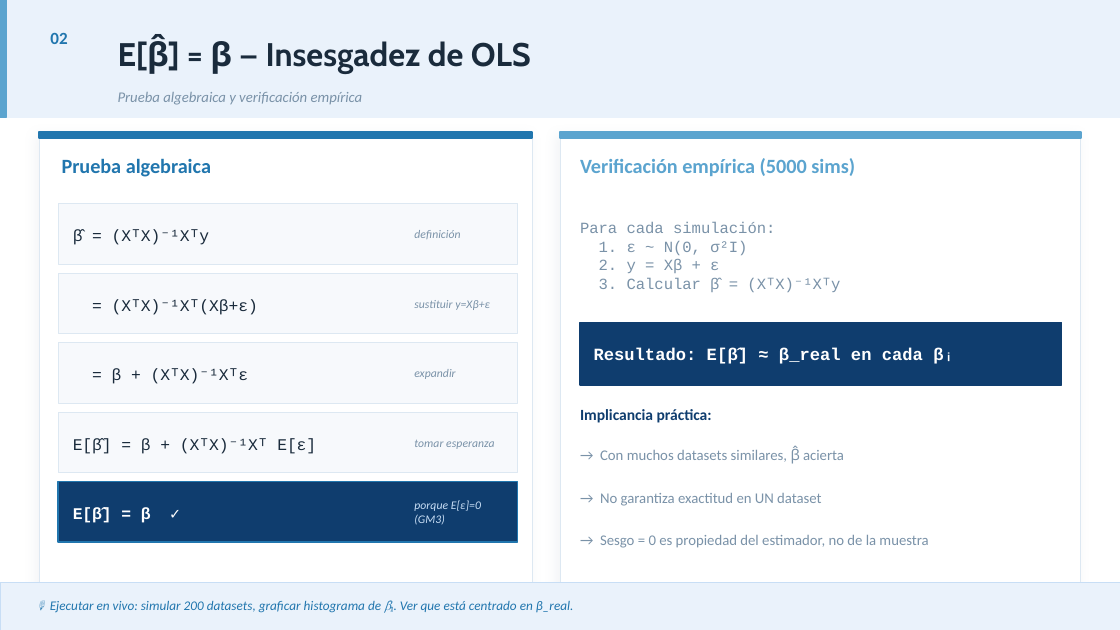
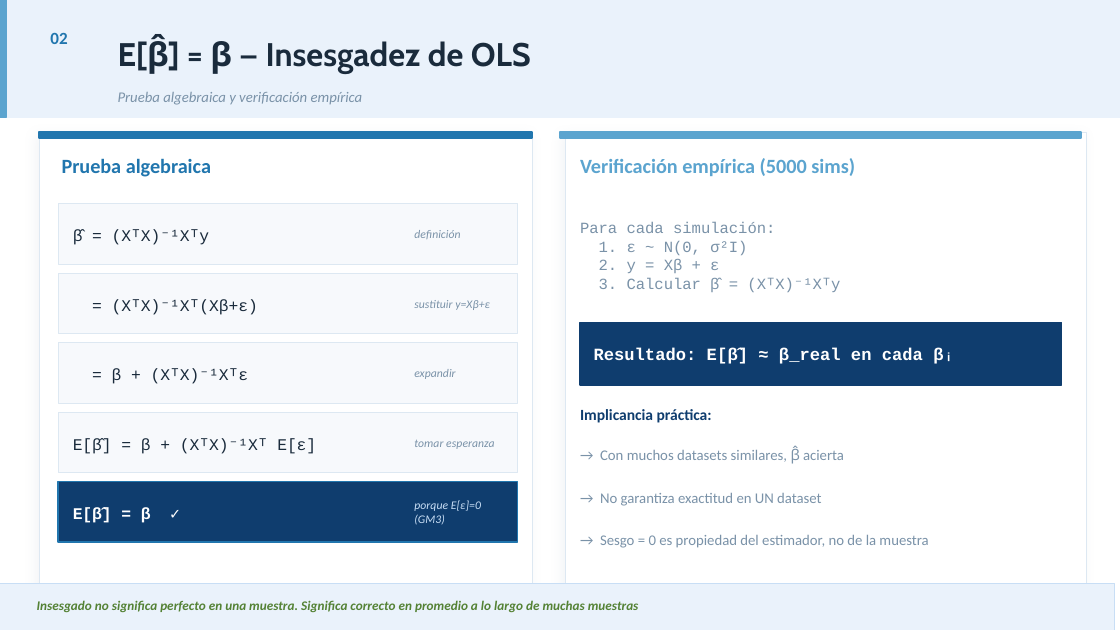
Before and after one commit to josefrodrim/modelos_estadisticos, a slide deck: slide 4 of Clase_3/PPT/Clase03_GaussMarkov_BLUE.pptx. Drawn at 1120x630 pixels with LibreOffice and Linux fonts; fonts in the diff are those of the drawing. Boxes give left, top, right and bottom in pixels: in the first picture for what was removed or moved away, otherwise in the second. Text is boxed around its words. In the diff, an @@ line names an element or a change of style, - is before the commit and + after.

```diff
--- a/Clase_3/PPT/Clase03_GaussMarkov_BLUE.pptx
+++ b/Clase_3/PPT/Clase03_GaussMarkov_BLUE.pptx
@@ rectangle: place and size @@
-rectangle at (560,132,1081,600)
+rectangle at (566,132,1086,600)
@@ rectangle: place and size @@
-rectangle at (0,582,1120,629)
+rectangle at (0,584,1114,630)
@@ text at (37,600,639,612): text changed; text colour #2176AE to #548235; bold on @@
-🎙 Ejecutar en vivo: simular 200 datasets, graficar histograma de β̂₁. Ver que está centrado en β_real.
+Insesgado no significa perfecto en una muestra. Significa correcto en promedio a lo largo de muchas muestras
```
Also in this commit, not shown: 2 other slides changed, 2 other files.
